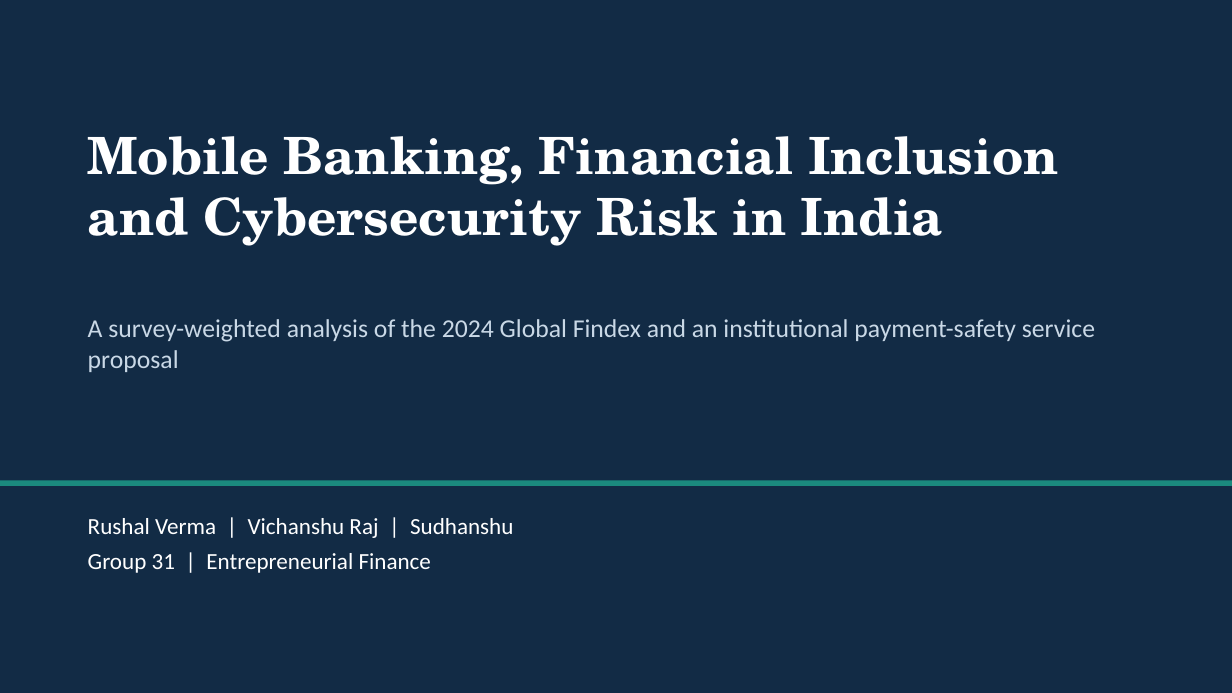
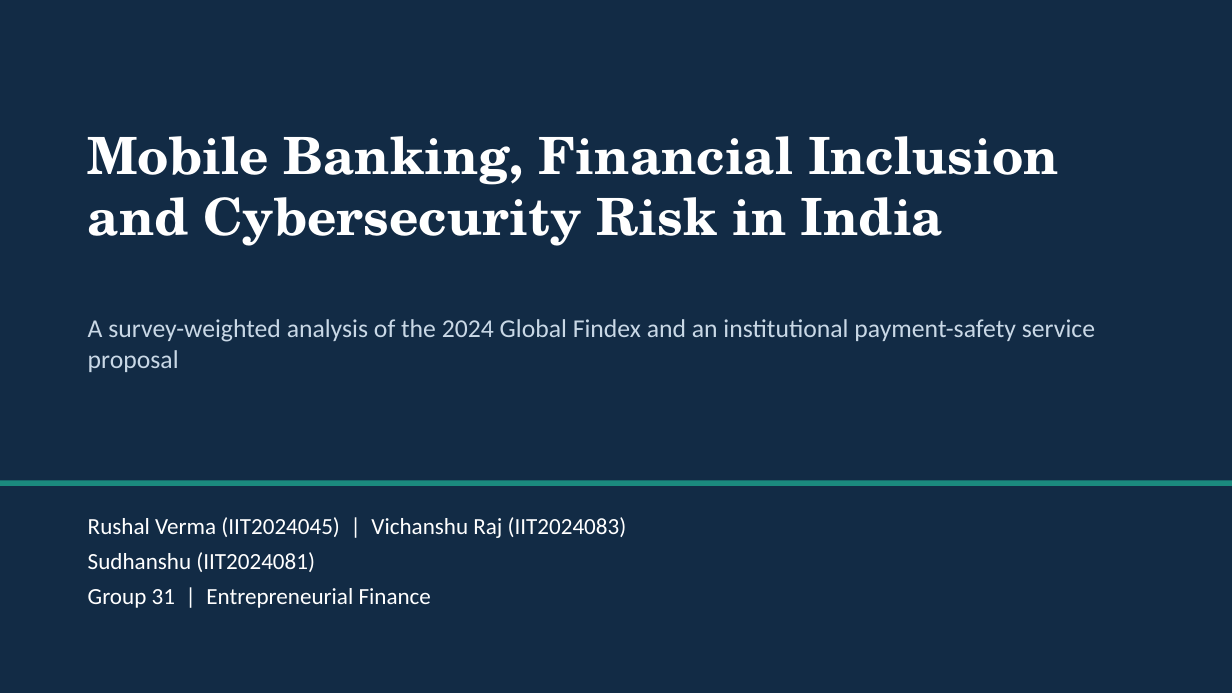
Before and after one commit to sahsudhanshu/EF, a slide deck: slide 1 of Group_31/slides/Group_31_Presentation_Final.pptx. Drawn at 1232x693 pixels with LibreOffice and Linux fonts; fonts in the diff are those of the drawing. Boxes give left, top, right and bottom in pixels: in the first picture for what was removed or moved away, otherwise in the second. Text is boxed around its words. In the diff, an @@ line names an element or a change of style, - is before the commit and + after.

```diff
--- a/Group_31/slides/Group_31_Presentation_Final.pptx
+++ b/Group_31/slides/Group_31_Presentation_Final.pptx
@@ text at box(88, 517, 627, 572): text changed @@
-Rushal Verma | Vichanshu Raj | Sudhanshu
+Rushal Verma (IIT2024045) | Vichanshu Raj (IIT2024083)
+Sudhanshu (IIT2024081)
```
Also in this commit, not shown: 17 other files.
